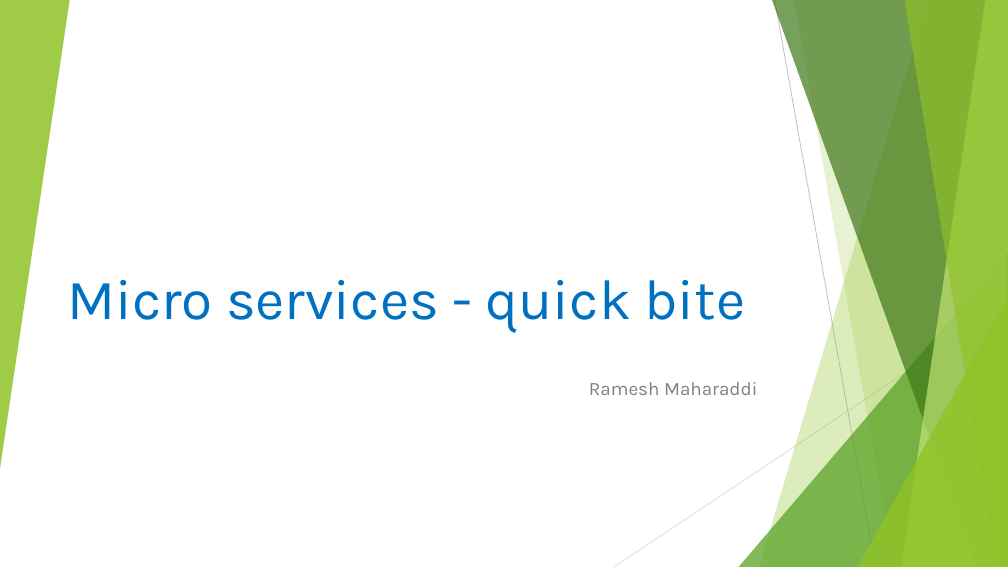
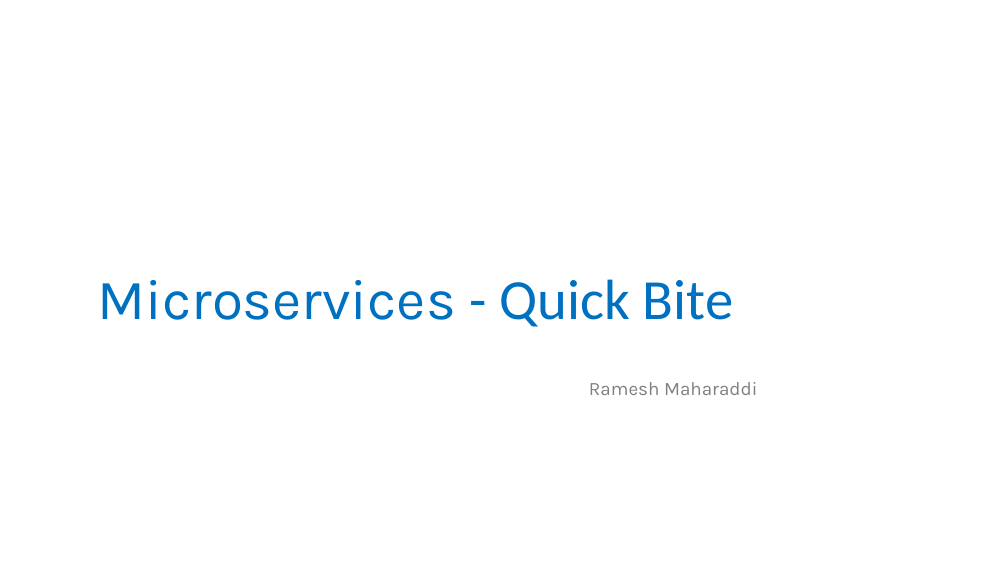
Before and after one commit to rameshbgm/Microservice, a slide deck: slide 1 of Micro Services.pptx. Drawn at 1008x567 pixels with LibreOffice and Linux fonts; fonts in the diff are those of the drawing. Boxes give left, top, right and bottom in pixels: in the first picture for what was removed or moved away, otherwise in the second. Text is boxed around its words. In the diff, an @@ line names an element or a change of style, - is before the commit and + after.

```diff
--- a/Micro Services.pptx
+++ b/Micro Services.pptx
@@ group removed at box(0, 0, 1008, 567): 5 freeform shapes, 3 triangles, 2 lines @@
@@ text at box(97, 279, 733, 327): text changed @@
-Micro services - quick bite
+Microservices - Quick Bite
```
Also in this commit, not shown: 16 other slides changed, 4 slides added, 6 slides removed.
